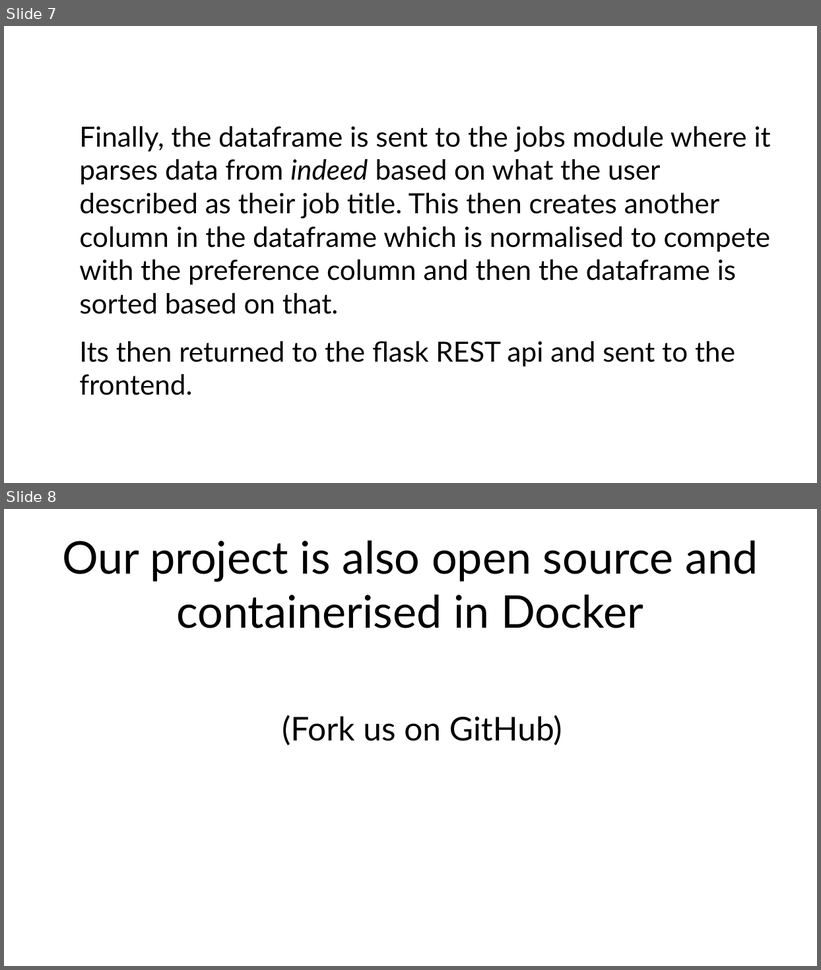
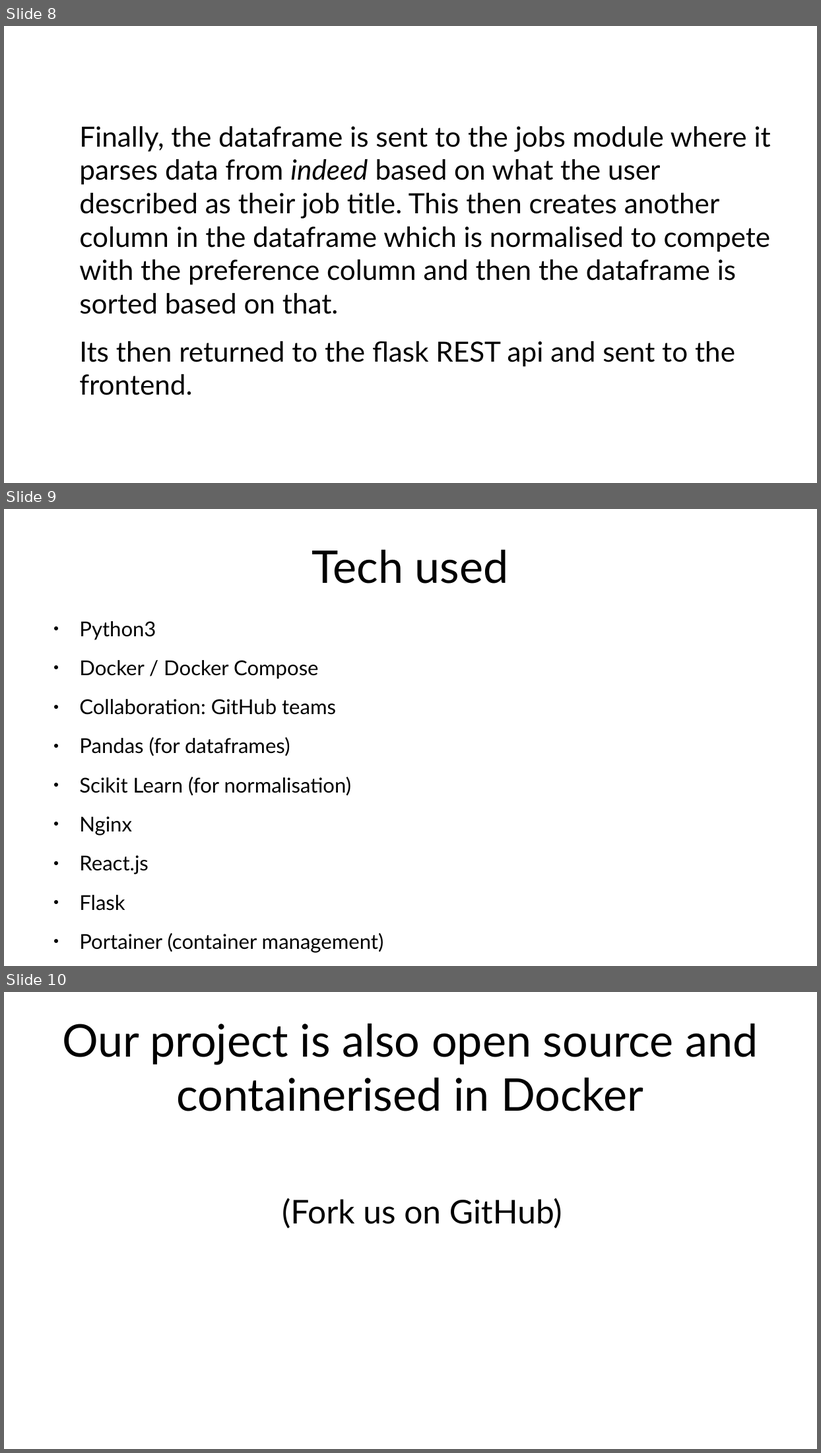
Before and after one commit to py-the-way/py-the-way, a slide deck: presentation/hackathon.odp. Shown one above the other, each under a label of ours: slides 7 and 8 before the commit, slides 8, 9 and 10 after it. The pictures are 821x970 and 821x1453 pixels, drawn with LibreOffice and Linux fonts; fonts in the diff are those of the drawing. Boxes give left, top, right and bottom in pixels: in the first picture for what was removed or moved away, otherwise in the second. Text is boxed around its words. In the diff, an @@ line names an element or a change of style, - is before the commit and + after.

```diff
--- a/presentation/hackathon.odp
+++ b/presentation/hackathon.odp
@@ slide 9 added at [4,509,817,966], background #FFFFFF @@
@@ title added at [312,549,509,584], 44 pt, text #000000 @@
+Tech used
@@ text added at [79,621,384,953], 20 pt, text #000000 @@
+● Python3
+● Docker / Docker Compose
+● Collaboration: GitHub teams
+● Pandas (for dataframes)
+● Scikit Learn (for normalisation)
+● Nginx
+● React.js
+● Flask
+● Portainer (container management)
@@ what was slide 7 is now slide 8 @@
@@ what was slide 8 is now slide 10 @@
```
Also in this commit, not shown: 1 other slide added, 1 other file.
